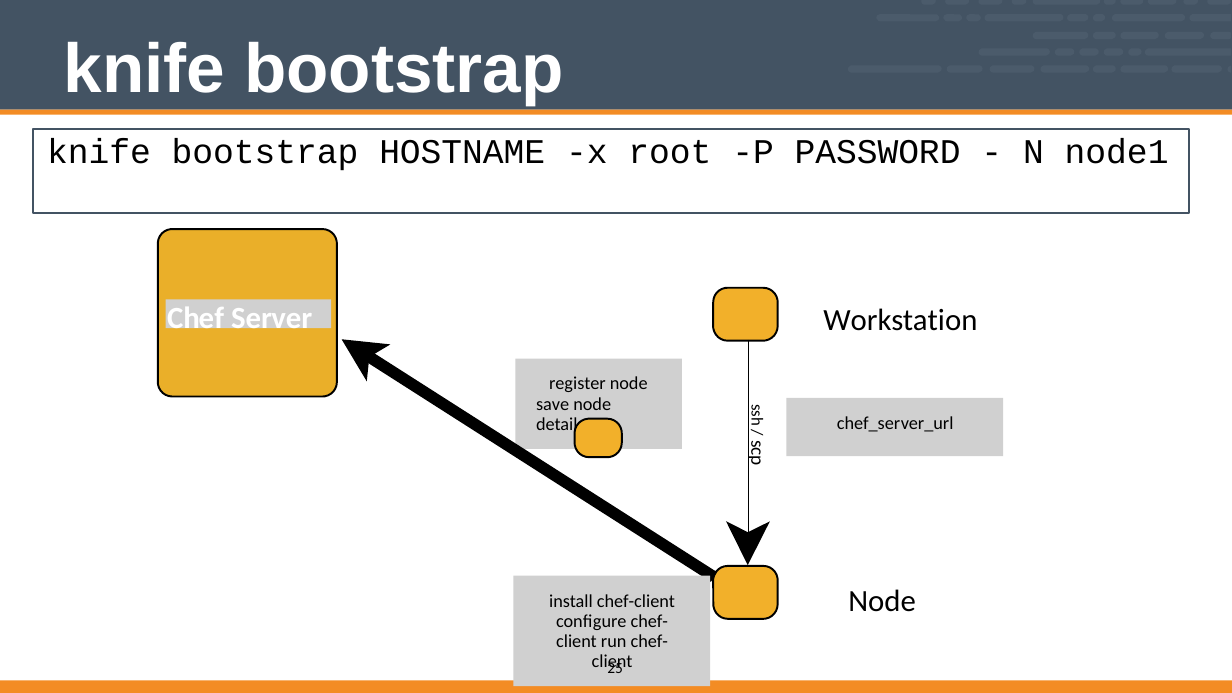
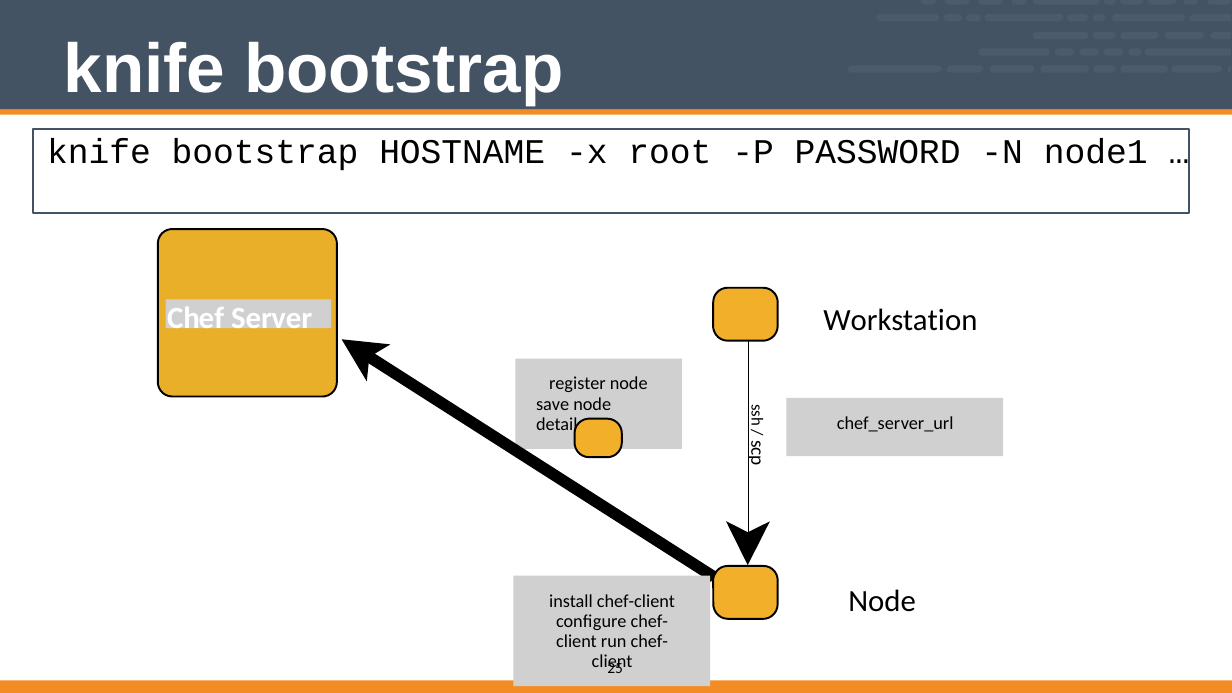
Before and after one commit to vinyar/chef-intermediate, a slide deck: slide 25 of Modules/02-Chef_Intermediate.pptx. Drawn at 1232x693 pixels with LibreOffice and Linux fonts; fonts in the diff are those of the drawing; grey boxes stand for pictures. Boxes give left, top, right and bottom in pixels: in the first picture for what was removed or moved away, otherwise in the second. Text is boxed around its words. In the diff, an @@ line names an element or a change of style, - is before the commit and + after.

Commit message:
Updated Chef Fundamentals Refresher (02)
* Removed all references to the organization validator pem file from all slides.
* Fixed some formatting in the bootstrap process

```diff
--- a/Modules/02-Chef_Intermediate.pptx
+++ b/Modules/02-Chef_Intermediate.pptx
@@ text in rectangle at bbox=[47, 138, 1148, 171]: text changed @@
-knife bootstrap HOSTNAME -x root -P PASSWORD - N node1
+knife bootstrap HOSTNAME -x root -P PASSWORD -N node1 …
```
Also in this commit, not shown: 3 other slides changed.
